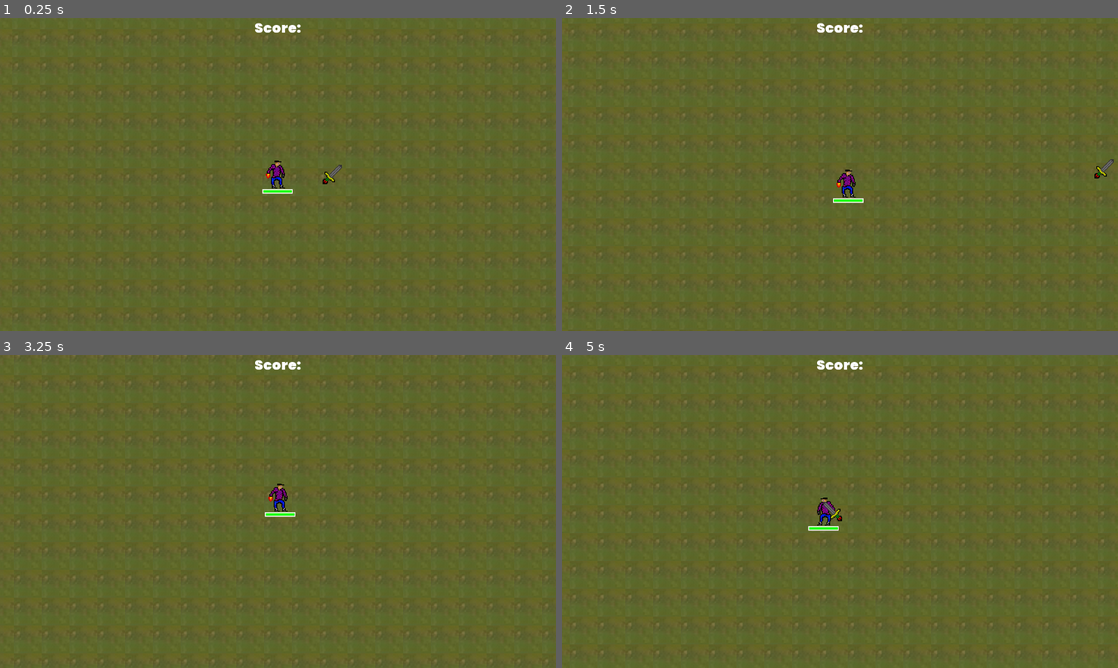
Above: before the commit, frames 1-4 (two rows, left to right).
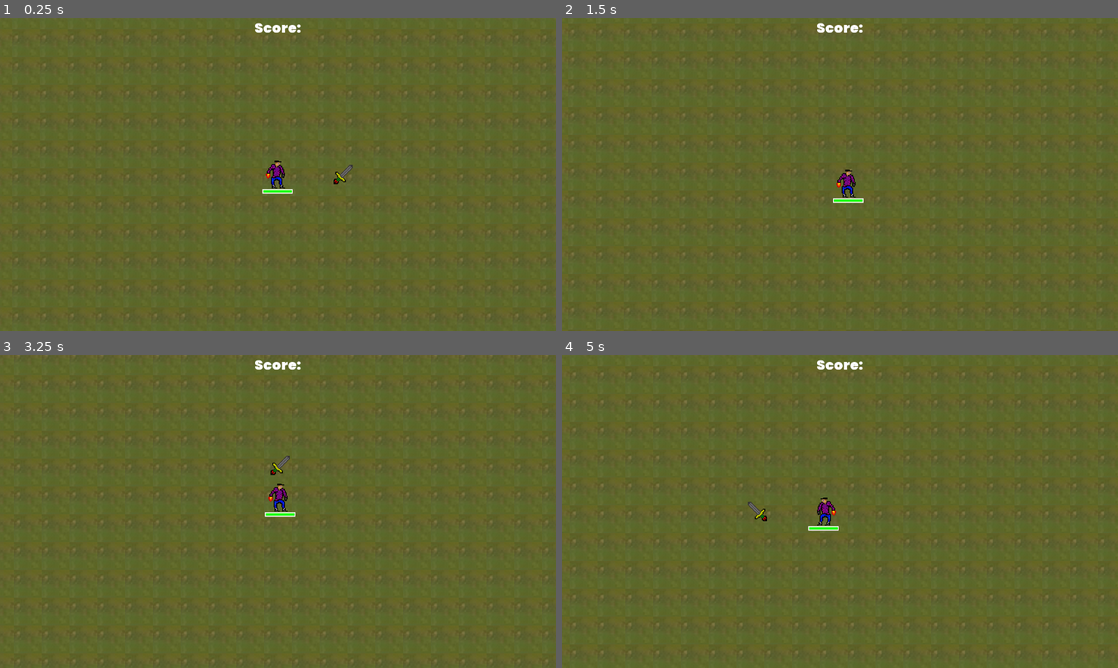
Above: after the commit, the same moments.

Repository: RM35/vigilant-octo-doodle
Game: Godot game, scene res://scenes/world/world.tscn
Two runs of this game, one before a commit and one after it. Both use one fixed random seed, a clock stepped at 60 frames per second and the inputs below.
Inputs:
- Up to frame 1 (0.25 s): no input
- Up to frame 2 (1.5 s): hold D (right) 0.53-1.28 s; hold S (down) from 1.28 s (still down)
- Up to frame 3 (3.25 s): release S (down) at 2.03 s; hold D (right) 2.03-2.78 s; hold W (up) from 2.78 s (still down)
- Up to frame 4 (5 s): release W (up) at 3.53 s; hold A (left) from 3.53 s (still down)

The runs differ from the first frame. In frame 1, 0.2% of the frame differs, in the area x 58-64%, y 46-54%; in frame 2, less than 0.1%; in frame 3, less than 0.1%; in frame 4, 0.2%, in the area x 33-51%, y 46-54%.

Commit message:
feat(weapon): Tweak knife weapon and collision layers

Diff:
--- a/scenes/enemy/enemy.gd
+++ b/scenes/enemy/enemy.gd
@@ -24,6 +24,7 @@
 		move_and_slide(velocity)
 		handle_collisions()
 
+#Body collisions only
 func handle_collisions():
 	for i in get_slide_count():
 		var collision = get_slide_collision(i)
--- a/scenes/enemy/enemy.tscn
+++ b/scenes/enemy/enemy.tscn
@@ -8,7 +8,6 @@
 
 [node name="Enemy" type="KinematicBody2D"]
 collision_layer = 3
-collision_mask = 3
 script = ExtResource( 2 )
 
 [node name="CollisionShape2D" type="CollisionShape2D" parent="."]
--- a/scenes/spawner/levels/grassy.json
+++ b/scenes/spawner/levels/grassy.json
@@ -4,12 +4,7 @@
         "type": "recurring",
         "enemy": "carrot.tres",
         "duration": 60,
-        "delay": 1
-    },
-    {
-        "start": 10,
-        "type": "oneshot",
-        "enemy": "ghost.tres",
-        "amount": 10
+        "delay": 5
     }
+
 ]
--- a/scenes/weapon/knife/knife.gd
+++ b/scenes/weapon/knife/knife.gd
@@ -2,13 +2,13 @@
 
 onready var player = get_parent()
 var dir: Vector2 = Vector2.RIGHT
-var speed = 250
+var speed = 300
 var origin_vector_global = Vector2.ZERO
 var last_dir = Vector2.RIGHT
-var fire_global_origin = Vector2.ZERO
+var player_prev_pos = Vector2.ZERO
 
 func _ready():
-	fire_global_origin = player.global_position
+	player_prev_pos = player.global_position
 
 func get_input_axis():
 	var axis = Vector2.ZERO
@@ -20,19 +20,18 @@
 	var axis = get_input_axis()
 	if axis != Vector2.ZERO:
 		last_dir = axis
-
 	if self.global_position.distance_to(player.global_position) <= 400:
-		var offset = fire_global_origin - player.global_position
-
+		var offset = player_prev_pos - player.global_position
 		global_position = global_position  + (dir * speed * delta) + offset
 	else:
 		dir = last_dir
-
 		if dir.x < 0:
 			$Sprite.set_scale(Vector2(-1,1))
 		if dir.x > 0:
 			$Sprite.set_scale(Vector2(1,1))
-
 		origin_vector_global = player.global_position
 		global_position = origin_vector_global
-	fire_global_origin = player.global_position
+	player_prev_pos = player.global_position
+
+func _on_Area2D_body_entered(body):
+	print(body)
--- a/scenes/weapon/knife/knife.tscn
+++ b/scenes/weapon/knife/knife.tscn
@@ -1,7 +1,10 @@
-[gd_scene load_steps=3 format=2]
+[gd_scene load_steps=4 format=2]
 
 [ext_resource path="res://scenes/weapon/knife/knife.gd" type="Script" id=1]
 [ext_resource path="res://scenes/weapon/knife/knife.png" type="Texture" id=2]
+
+[sub_resource type="CircleShape2D" id=1]
+radius = 16.0312
 
 [node name="Knife" type="Node2D"]
 script = ExtResource( 1 )
@@ -9,3 +12,12 @@
 [node name="Sprite" type="Sprite" parent="."]
 position = Vector2( 5, -5 )
 texture = ExtResource( 2 )
+
+[node name="Area2D" type="Area2D" parent="." groups=["weapon"]]
+collision_layer = 0
+collision_mask = 2
+
+[node name="CollisionShape2D" type="CollisionShape2D" parent="Area2D"]
+shape = SubResource( 1 )
+
+[connection signal="body_entered" from="Area2D" to="." method="_on_Area2D_body_entered"]
